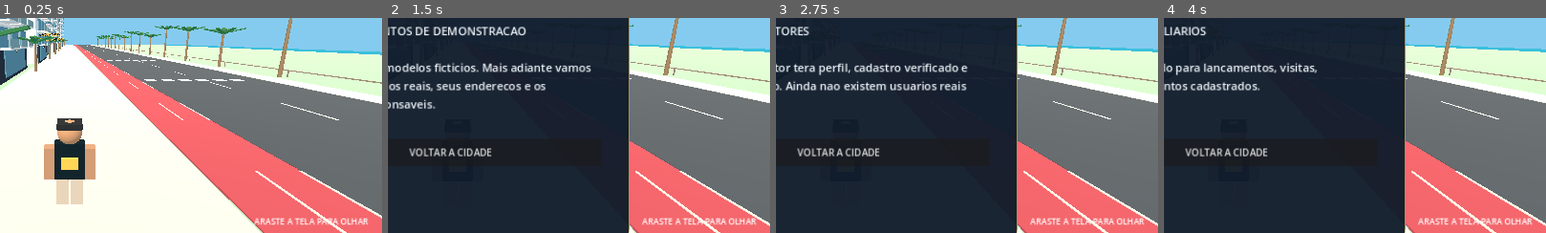
Above: before the commit, frames 1-4 (left to right).
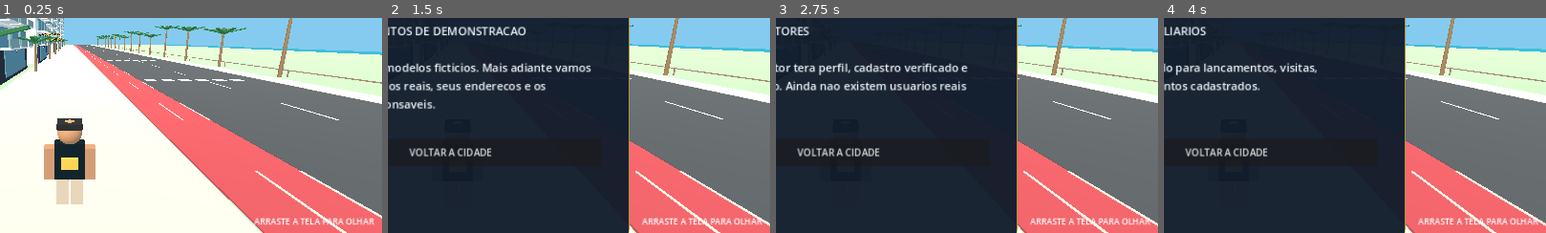
Above: after the commit, the same moments.

Repository: renatoaptv/Itapema-city-rpg
Game: Godot game, scene res://scenes/main.tscn
Same seed, same stepped clock (60 frames per second), same inputs: the game is played once before the commit and once after it.
Inputs (mouse positions are % of the whole screen's width and height, from its top left):
- Up to frame 1 (0.25 s): no input
- Up to frame 2 (1.5 s): tap Enter at 0.5 s; move the mouse to (72, 45) at 0.52 s; hold D 0.53-1.25 s; tap E at 0.6 s; click (72, 45) at 0.67 s; click "Imoveis" at 1.25 s
- Up to frame 3 (2.75 s): click "Corretores" at 2 s
- Up to frame 4 (4 s): click "Missoes" at 2.75 s; click "Eventos" at 3.5 s
The pictures show only the part of the screen within x 41-91%, y 27-77%; the shares and areas given below are measured in that part.

The runs differ from the first frame. In frame 1, 0.6% of the frame differs, in the area x 69-98%, y 92-97%; in frame 2, 0.5%; in frame 3, 0.5%; in frame 4, 0.5%.

Commit message:
Corrige orientação horizontal e compatibilidade do chat

Diff:
--- a/scripts/main.gd
+++ b/scripts/main.gd
@@ -254,7 +254,7 @@
 		var names := ["Imoveis", "Corretores", "Missoes", "Eventos", "Loja"]
 		_button(hud, names[i], Vector2(15, 128 + i * 57), Vector2(155, 48), names[i])
 	_label(hud, "CIDADE DEMONSTRATIVA • 3a PESSOA", Vector2(480, 77), Vector2(365, 24), 14, Color("#ffffffdd"))
-	_label(hud, "ARASTE A TELA PARA OLHAR", Vector2(949, 527), Vector2(290, 20), 14, Color.WHITE)
+	_label(hud, "ARRASTE A TELA PARA OLHAR", Vector2(949, 527), Vector2(290, 20), 14, Color.WHITE)
 	var joy_base := Panel.new()
 	joy_base.position = Vector2(42, 527)
 	joy_base.size = Vector2(172, 172)
@@ -309,7 +309,7 @@
 		"Loja":
 			return "LOJA DO JOGO\n\nNo futuro: roupas, itens cosmeticos e personalizacao do personagem. Nao existem compras reais."
 		"Chat":
-			return "CHAT LOCAL DEMONSTRATIVO\n\nAs mensagens so aparecem neste aparelho. Nao ha outros jogadores reais online.\n\n" + "\n".join(chat_messages.slice(-7))
+			return "CHAT LOCAL DEMONSTRATIVO\n\nAs mensagens so aparecem neste aparelho. Nao ha outros jogadores reais online.\n\n" + "\n".join(PackedStringArray(chat_messages.slice(-7)))
 	return ""
 
 func _open_menu(name: String) -> void:
